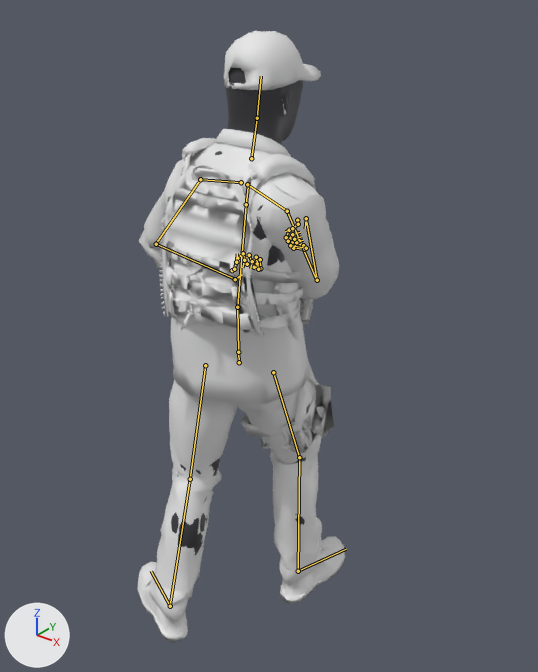
Two versions of the glTF model client/public/models/character_high.glb, one commit apart.
Before and after are seen from a 50 mm lens placed at (1.227, -1.398, 1.921), pointed at (0.002, 0.133, 0.972). Lighting does not change. The marker at lower left points along +X, +Y and +Z. The picture after the commit comes second. Both versions are drawn at frame 6 of the action 'knife_swing'; the numbers are the values there. The bones that change, and the others that lie on the model, are drawn over the model as lines.

Objects in the first picture: 'char_defender', 'char_ghost'.
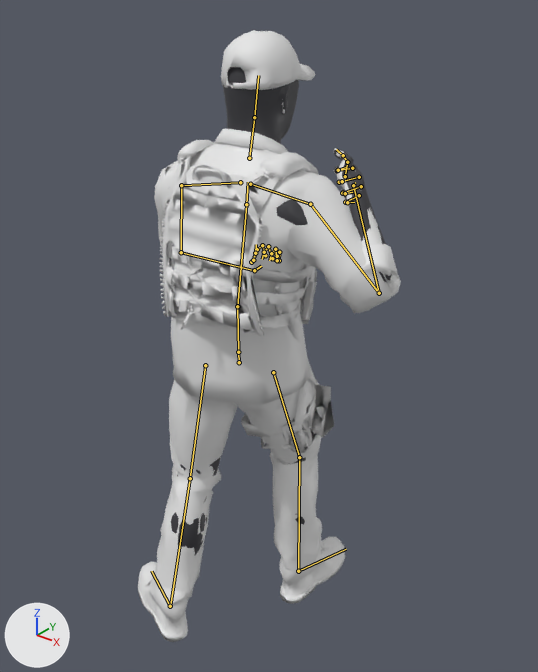
Where the change shows, as pixel boxes (x1, y1, x2, y2) in the pictures (538 x 672 px):
'char_defender', posed (26% wider)
    before: (137, 30, 345, 642)
    after: (138, 30, 401, 642)
'char_ghost', posed (mostly hidden)
    before: (150, 68, 306, 555)
    after: (171, 67, 392, 555)
bone 'Neck', root to tip
    before: (251, 158) to (257, 118)
    after: (249, 158) to (254, 117)
bone 'UpperArm.L', root to tip
    before: (200, 179) to (156, 243)
    after: (181, 185) to (181, 252)
bone 'LowerArm.L', root to tip
    before: (156, 244) to (235, 279)
    after: (181, 252) to (254, 270)
bone 'Wrist.L', root to tip
    before: (235, 279) to (242, 274)
    after: (254, 270) to (261, 266)
bone 'UpperArm.R', root to tip
    before: (287, 211) to (316, 280)
    after: (310, 204) to (378, 292)
bone 'LowerArm.R', root to tip
    before: (317, 280) to (306, 218)
    after: (379, 293) to (353, 186)
bone 'Wrist.R', root to tip
    before: (306, 218) to (305, 228)
    after: (353, 185) to (355, 182)

The change in detail:
Bone 'Chest' (bone_chest) turns from (3, -14, 1) to (3, 11, -1) degrees about its own x, y and z.
Bone 'Neck' (bone_neck) turns from (-20, 9, -6) to (-20, -8, 5) degrees about its own x, y and z.
Bone 'UpperArm.L' (bone_upperarm_l) turns from (-8, 6, 0) to (29, 3, -11) degrees about its own x, y and z.
Bone 'LowerArm.L' (bone_lowerarm_l) turns from (55, -80, -112) to (-83, -76, 49) degrees about its own x, y and z.
Bone 'Wrist.L' (bone_wrist_l) turns from (16, -38, -63) to (-1, -38, -38) degrees about its own x, y and z.
Bone 'UpperArm.R' (bone_upperarm_r) turns from (39, 1, 49) to (-4, 9, -13) degrees about its own x, y and z.
Bone 'LowerArm.R' (bone_lowerarm_r) turns from (-28, 16, 56) to (58, -27, 112) degrees about its own x, y and z.
Bone 'Wrist.R' (bone_wrist_r) turns from (-33, -36, -75) to (-31, -10, -55) degrees about its own x, y and z.
